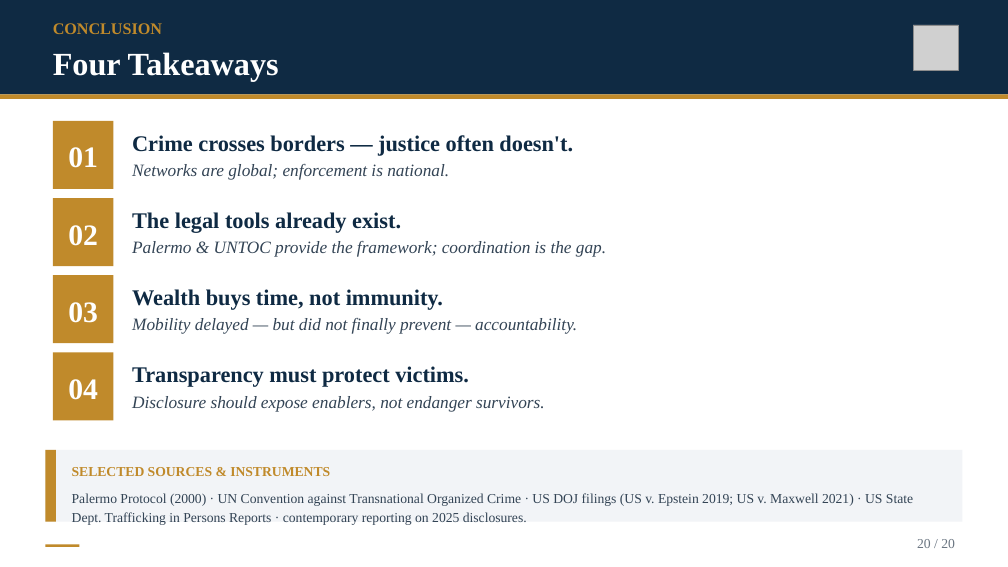
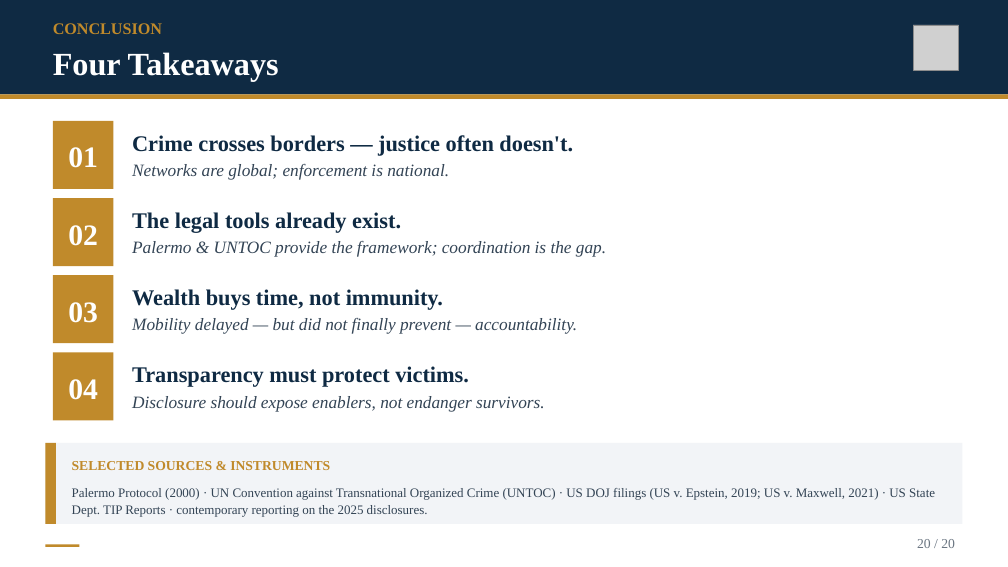
Before and after one commit to Kokidesu/Koki, a slide deck: slide 20 of projects/transnational-justice/Epstein_Transnational_Justice.pptx. Drawn at 1008x567 pixels with LibreOffice and Linux fonts; fonts in the diff are those of the drawing; grey boxes stand for pictures. Boxes give left, top, right and bottom in pixels: in the first picture for what was removed or moved away, otherwise in the second. Text is boxed around its words. In the diff, an @@ line names an element or a change of style, - is before the commit and + after.

```diff
--- a/projects/transnational-justice/Epstein_Transnational_Justice.pptx
+++ b/projects/transnational-justice/Epstein_Transnational_Justice.pptx
@@ rectangle: place and size @@
-rectangle at <box>45,450,963,522</box>
+rectangle at <box>45,443,963,524</box>
@@ rectangle: place and size @@
-rectangle at <box>45,450,56,522</box>
+rectangle at <box>45,443,56,524</box>
@@ text "SELECTED SOURCES & INSTRUMENTS": place and size @@
-text "SELECTED SOURCES & INSTRUMENTS" at <box>72,467,330,476</box>
+text "SELECTED SOURCES & INSTRUMENTS" at <box>72,461,330,470</box>
@@ text at <box>72,488,935,517</box>: text changed; size 13 to 12.4 pt @@
-Palermo Protocol (2000) · UN Convention against Transnational Organized Crime · US DOJ filings (US v. Epstein 2019; US v. Maxwell 2021) · US State Dept. Trafficking in Persons Reports · contemporary reporting on 2025 disclosures.
+Palermo Protocol (2000) · UN Convention against Transnational Organized Crime (UNTOC) · US DOJ filings (US v. Epstein, 2019; US v. Maxwell, 2021) · US State Dept. TIP Reports · contemporary reporting on the 2025 disclosures.
```
Also in this commit, not shown: 2 other slides changed, 6 other files.
